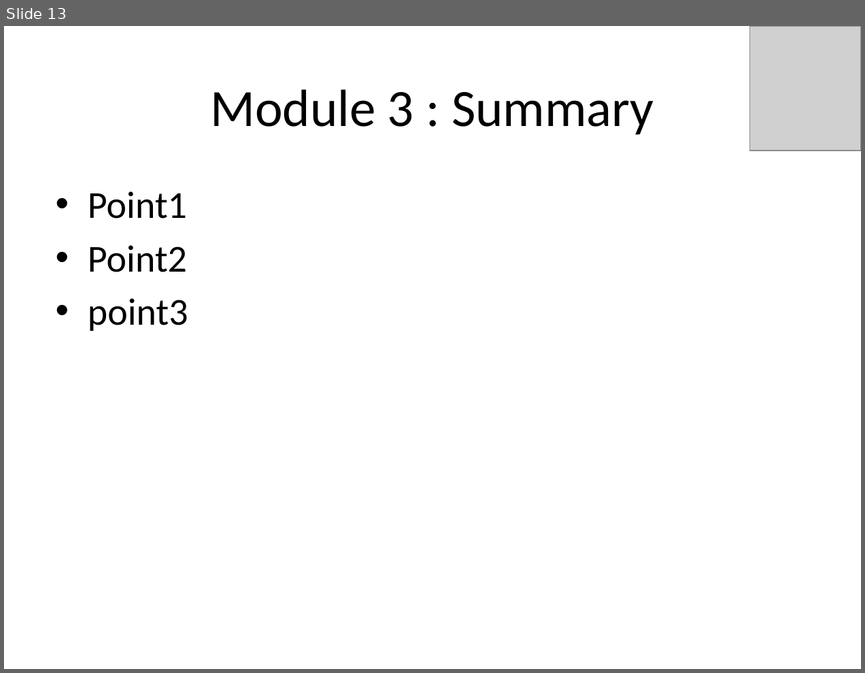
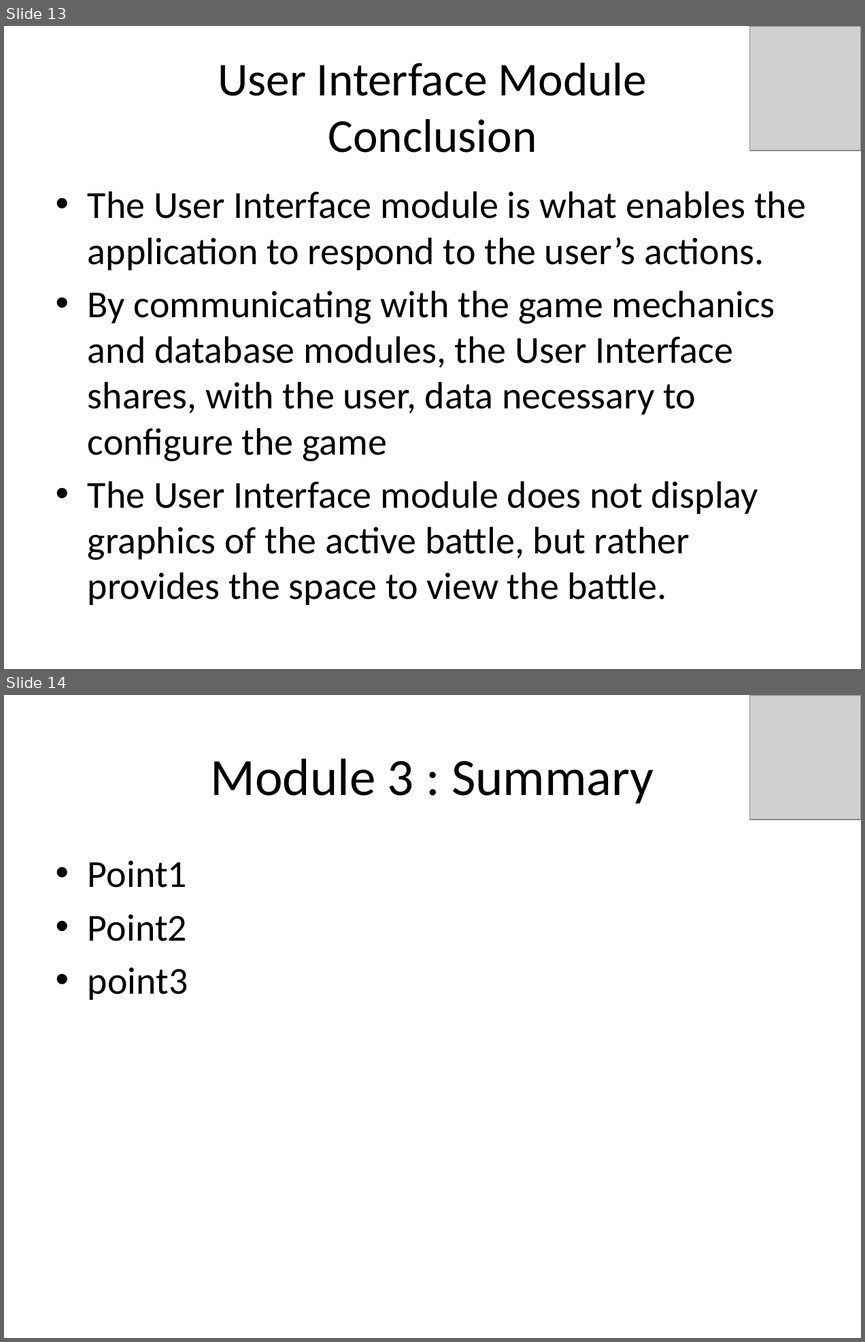
Before and after one commit to idxExtropy/duel-reality, a slide deck: Docs/DUEL REALITY .pptx. Shown one above the other, each under a label of ours: slide 13 before the commit, slides 13 and 14 after it. The pictures are 865x673 and 865x1342 pixels, drawn with LibreOffice and Linux fonts; fonts in the diff are those of the drawing; grey boxes stand for pictures. Boxes give left, top, right and bottom in pixels: in the first picture for what was removed or moved away, otherwise in the second. Text is boxed around its words. In the diff, an @@ line names an element or a change of style, - is before the commit and + after.

```diff
--- a/Docs/DUEL REALITY .pptx
+++ b/Docs/DUEL REALITY .pptx
@@ slide 13 added at bbox=[4, 26, 861, 669], background #FFFFFF @@
@@ picture added at bbox=[749, 26, 861, 150] @@
@@ title added at bbox=[218, 63, 647, 152], 39.6 pt, text #000000 @@
+User Interface Module
+Conclusion
@@ text added at bbox=[88, 191, 806, 605], 32 pt, text #000000 @@
+• The User Interface module is what enables the application to respond to the user’s actions.
+• By communicating with the game mechanics and database modules, the User Interface shares, with the user, data necessary to configure the game
+• The User Interface module does not display graphics of the active battle, but rather provides the space to view the battle.
@@ what was slide 13 is now slide 14 @@
```
Also in this commit, not shown: 1 slide changed.
